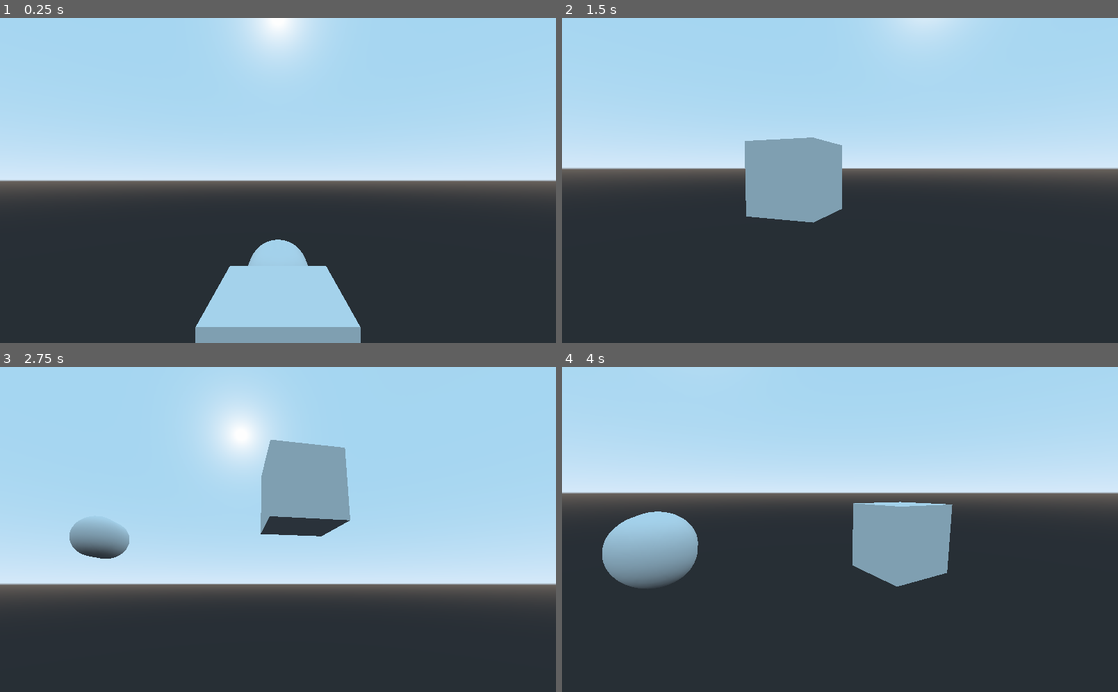
Above: before the commit, frames 1-4 (two rows, left to right).
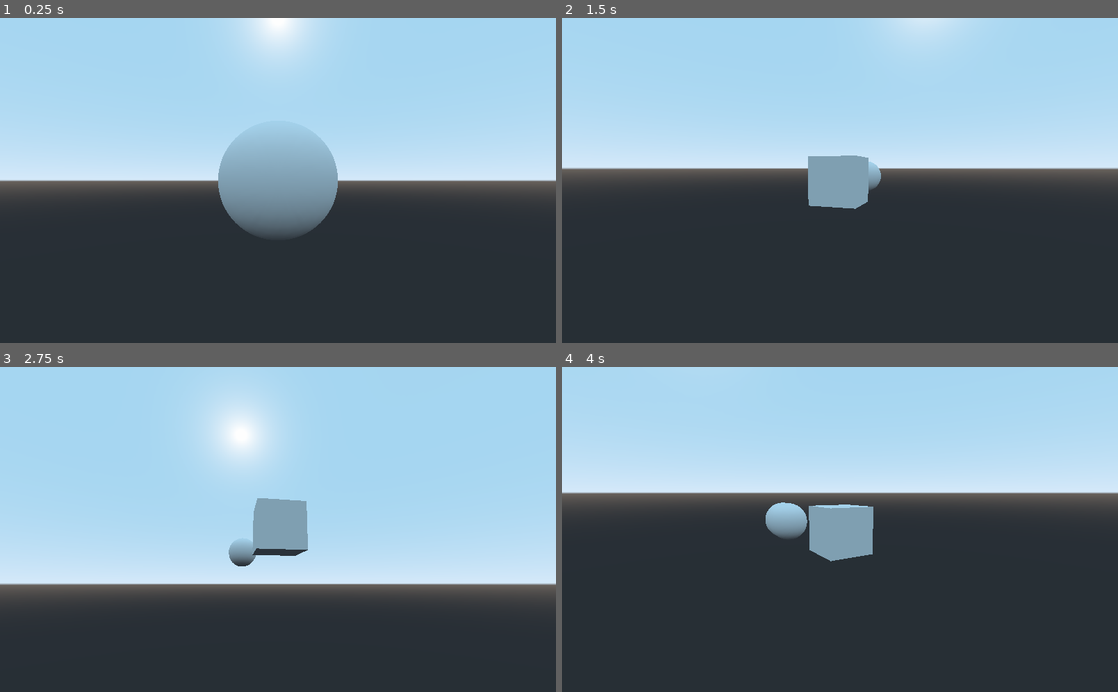
Above: after the commit, the same moments.

Repository: Truski/skipshift
Game: Godot game, scene res://WorldScene.tscn
Same seed, same stepped clock (60 frames per second), same inputs: the game is played once before the commit and once after it.
Inputs (mouse positions are in pixels of both pictures, inside the frame that each line leads up to):
- Up to frame 1 (0.25 s): no input
- Up to frame 2 (1.5 s): tap Enter at 0.5 s; move the mouse to (962, 164) at 0.52 s; hold D (move_right) 0.53-1.28 s; move the mouse to (728, 196) at 1.27 s; hold S (move_backward) from 1.28 s (still down)
- Up to frame 3 (2.75 s): tap Space at 2 s; move the mouse to (333, 458) at 2.02 s; release S (move_backward) at 2.03 s; hold D (move_right) from 2.03 s (still down)
- Up to frame 4 (4 s): move the mouse to (812, 594) at 2.77 s; release D (move_right) at 2.78 s; hold W (move_forward) 2.78-3.53 s; move the mouse to (1006, 578) at 3.52 s; hold A (move_left) from 3.53 s (still down)

The runs differ from the first frame. In frame 1, 12% of the frame differs, in the area x 35-65%, y 36-100%; in frame 2, 4.1%; in frame 3, 5.8%; in frame 4, 8.6%.

Commit message:
Fixed mouse, camera is still WIP
- Mouse is now hidden and locked into the game so you can rotate indefinitely
- Camera has not yet been developed to work with left and right movement - need to discuss how to implement

Diff:
--- a/KinematicBody.gd
+++ b/KinematicBody.gd
@@ -1,6 +1,7 @@
 extends KinematicBody
 
 const speed = 5
+var yaw : float = 0.0
 
 func _ready():
 	pass
@@ -17,8 +18,12 @@
 		dir.x = -1 * camera.get_center_ray_normal().x
 		dir.z = -1 * camera.get_center_ray_normal().z
 	if Input.is_action_pressed("move_left"):
-		dir.x -= 1
+#		dir.x = -1 * camera.get_center_ray_normal().z
+#		dir.z = -1 * camera.get_center_ray_normal().x
+		pass
 	if Input.is_action_pressed("move_right"):
-		dir.x += 1
+#		dir.x = camera.get_center_ray_normal().z
+#		dir.z = camera.get_center_ray_normal().x
+		pass
 
 	move_and_slide(dir * speed, Vector3(0, 1, 0))
--- /dev/null
+++ b/WorldScene.gd
@@ -0,0 +1,5 @@
+extends Spatial
+
+# Called when the node enters the scene tree for the first time.
+func _ready():
+	Input.set_mouse_mode(Input.MOUSE_MODE_CAPTURED)
--- a/WorldScene.tscn
+++ b/WorldScene.tscn
@@ -1,8 +1,9 @@
-[gd_scene load_steps=7 format=2]
+[gd_scene load_steps=8 format=2]
 
-[ext_resource path="res://KinematicBody.gd" type="Script" id=1]
-[ext_resource path="res://cube_shape.tres" type="Shape" id=2]
-[ext_resource path="res://Camera.gd" type="Script" id=3]
+[ext_resource path="res://WorldScene.gd" type="Script" id=1]
+[ext_resource path="res://KinematicBody.gd" type="Script" id=2]
+[ext_resource path="res://cube_shape.tres" type="Shape" id=3]
+[ext_resource path="res://Camera.gd" type="Script" id=4]
 
 [sub_resource type="CubeMesh" id=1]
 
@@ -11,23 +12,22 @@
 [sub_resource type="CapsuleShape" id=3]
 
 [node name="WorldScene" type="Spatial"]
+script = ExtResource( 1 )
 
 [node name="KinematicBody" type="KinematicBody" parent="."]
-script = ExtResource( 1 )
+transform = Transform( 1, 0, 0, 0, 1, 0, 0, 0, 1, 0, 0, 4.48659 )
+script = ExtResource( 2 )
 
 [node name="MeshInstance" type="MeshInstance" parent="KinematicBody"]
-transform = Transform( 1, 0, 0, 0, 1, 0, 0, 0, 1, 0, 0.239918, 3.47857 )
 mesh = SubResource( 1 )
 material/0 = null
 
 [node name="CollisionShape" type="CollisionShape" parent="KinematicBody"]
-transform = Transform( 1, 0, 0, 0, 1, 0, 0, 0, 1, 0, 0.21963, 3.42852 )
-shape = ExtResource( 2 )
+shape = ExtResource( 3 )
 
 [node name="Camera" type="Camera" parent="KinematicBody"]
-transform = Transform( 1, 0, 0, 0, 1, 0, 0, 0, 1, 0, 3.01931, 7.2959 )
 current = true
-script = ExtResource( 3 )
+script = ExtResource( 4 )
 
 [node name="KinematicBody2" type="KinematicBody" parent="."]
 
